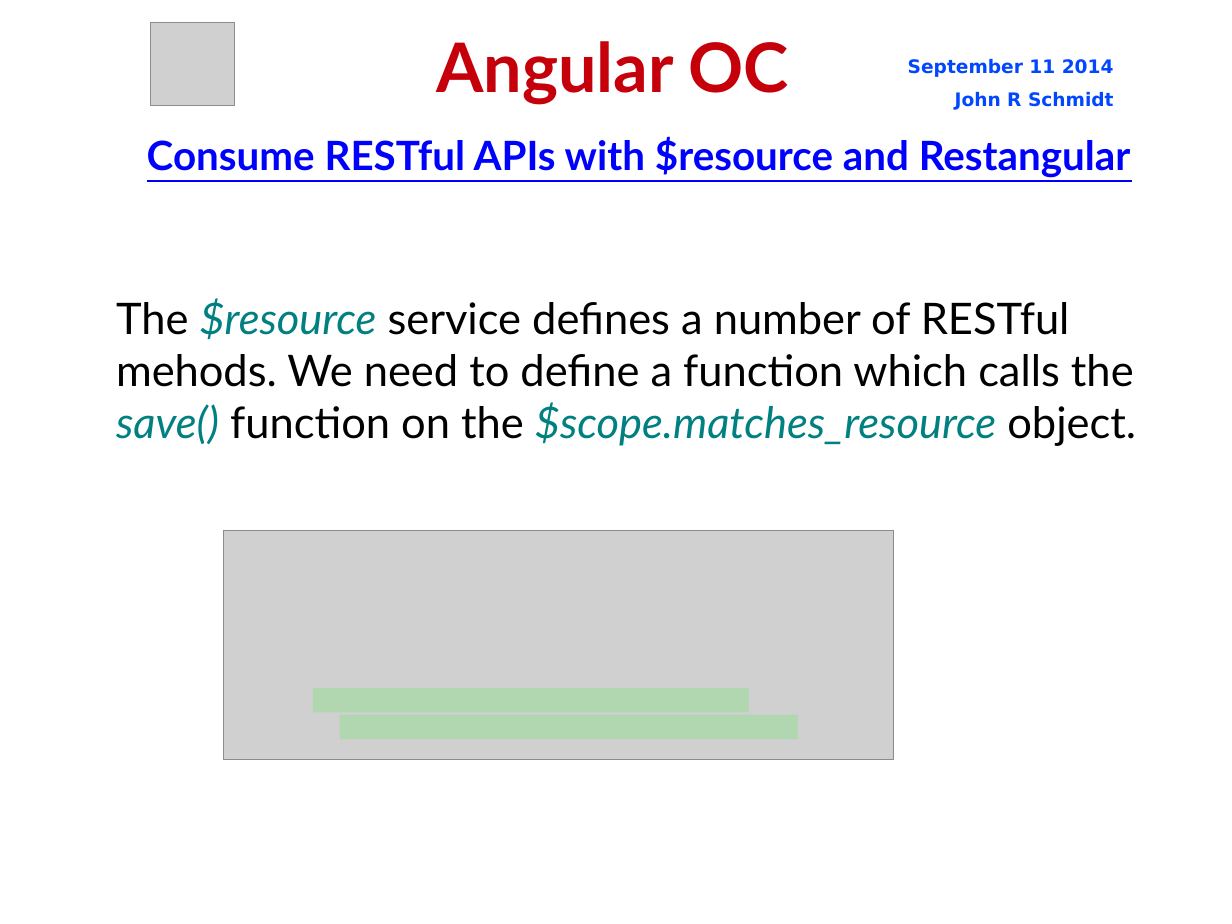
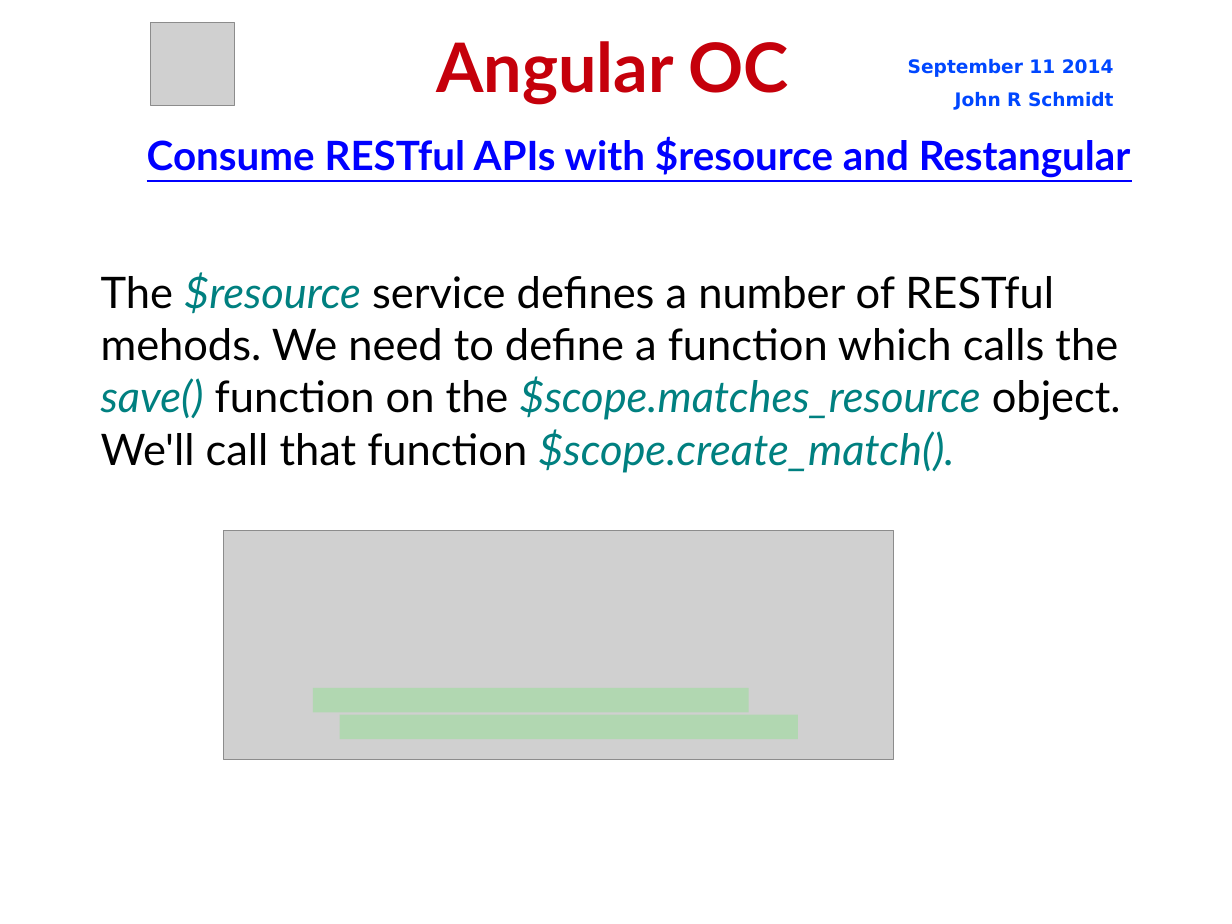
Before and after one commit to jrschmidt/fifa-angular-rest-demo, a slide deck: slide 41 of fifa.odp. Drawn at 1232x924 pixels with LibreOffice and Linux fonts; fonts in the diff are those of the drawing; grey boxes stand for pictures; background and template pictures are left out. Boxes give left, top, right and bottom in pixels: in the first picture for what was removed or moved away, otherwise in the second. Text is boxed around its words. In the diff, an @@ line names an element or a change of style, - is before the commit and + after.

Commit message:
add consistency to code for 'add match score' form

```diff
--- a/fifa.odp
+++ b/fifa.odp
@@ subtitle at bbox=[101, 272, 1121, 473]: text changed @@
-The $resource service defines a number of RESTful mehods. We need to define a function which calls the save() function on the $scope.matches_resource object.
+The $resource service defines a number of RESTful mehods. We need to define a function which calls the save() function on the $scope.matches_resource object. We'll call that function $scope.create_match().
```
Also in this commit, not shown: 4 other slides changed, 1 other file.
